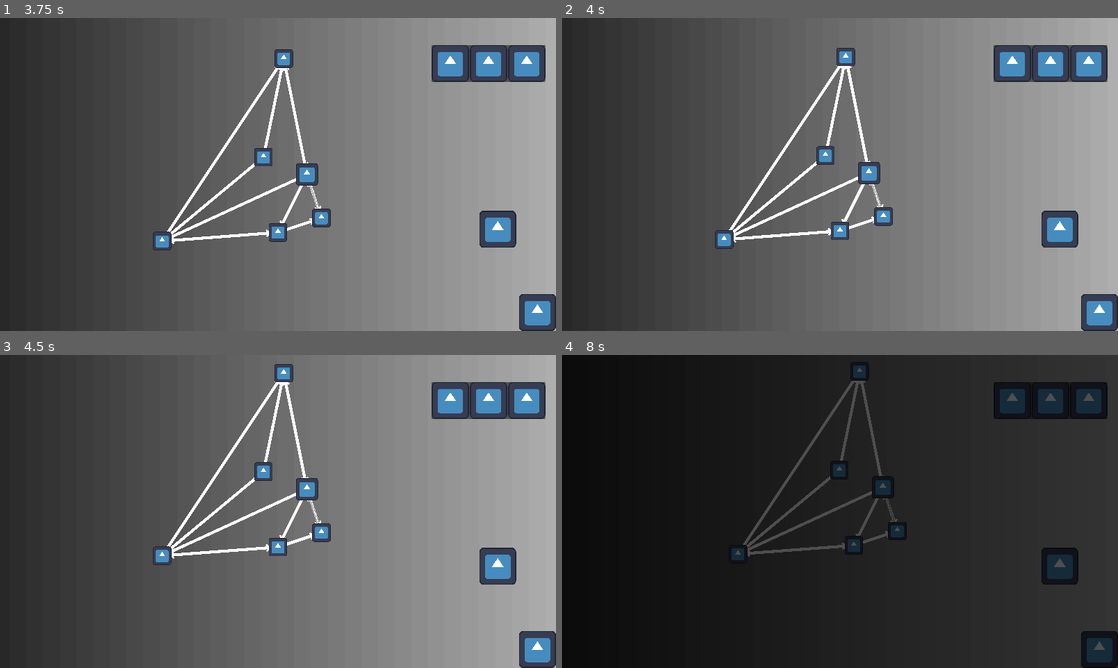
Above: before the commit, frames 1-4 (two rows, left to right).
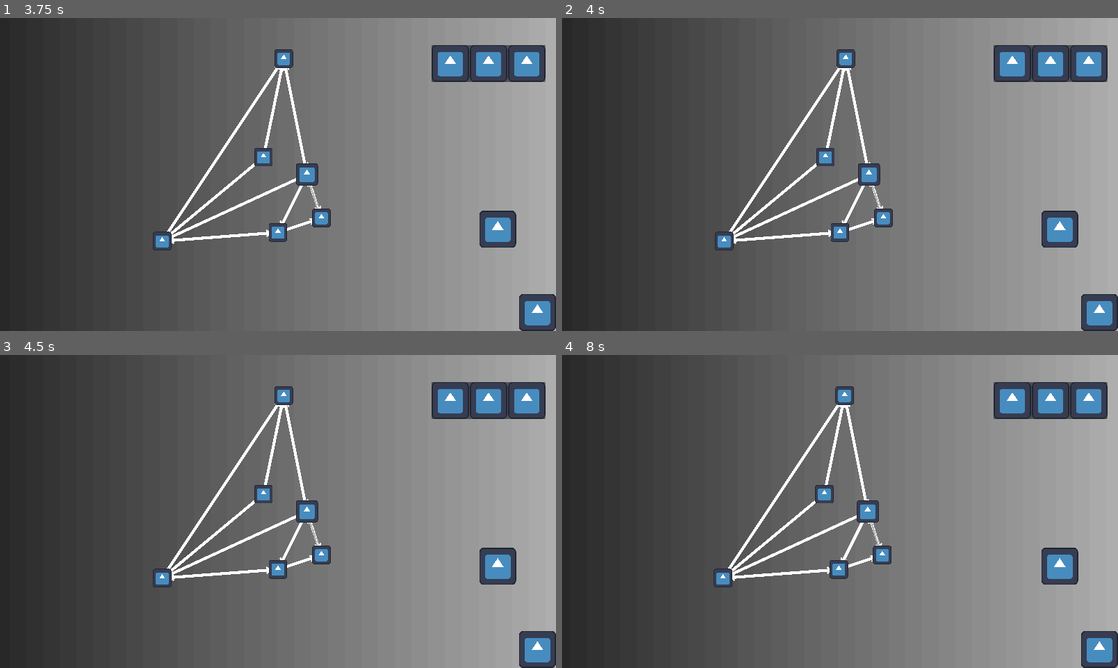
Above: after the commit, the same moments.

Repository: lxdua/EndingLine
Game: Godot game, scene res://Scene/BaseScene/base_scene.tscn
The game is run twice, just before and just after one commit, with the same random seed, the same clock (stepped at 60 frames per second) and the same inputs. This scene is started directly instead of the project's main scene. The engine's default icon, where the game draws it, is replaced by a stand-in: a white triangle on a blue panel in a dark square.
Inputs (mouse positions are in pixels of both pictures, inside the frame that each line leads up to):
- Up to frame 1 (3.75 s): click (489, 77) at 0.5 s; click (489, 77) at 1.25 s; click (200, 312) at 2 s; click (239, 312) at 2.75 s; click (278, 312) at 3.5 s
- Up to frame 2 (4 s): no input
- Up to frame 3 (4.5 s): tap Enter at 4.25 s; move the mouse to (294, 524) at 4.27 s; hold Right (ui_right) from 4.28 s (still down); hold C (interact) from 4.28 s (still down); click (294, 524) at 4.42 s
- Up to frame 4 (8 s): move the mouse to (801, 517) at 5.02 s; release Right (ui_right) at 5.03 s; release C (interact) at 5.03 s; hold Down (ui_down) 5.03-5.75 s; click (801, 517) at 5.1 s; click (1062, 567) at 5.75 s; click (1090, 401) at 6.52 s; click (600, 649) at 7.27 s

Frame 1 is identical in both runs. In frame 2, 1.4% of the frame differs, in the area x 27-60%, y 9-75%; in frame 3, 4.8%; in frame 4, 99%, in the area x 0-100%, y 0-100%.

Commit message:
改写了一下车站节点信息

Diff:
--- a/endinglinetry/Class/Modifier/modifier_value.gd
+++ b/endinglinetry/Class/Modifier/modifier_value.gd
@@ -15,9 +15,9 @@
 func _ready() -> void:
 	modifier.value_changed.emit()
 
-static func create_new_modifier_value(source: String, type: Type, value: float) -> ModifierValue:
+static func create_new_modifier_value(new_source: String, new_type: Type, new_value: float) -> ModifierValue:
 	var new_modifier_value = ModifierValue.new()
-	new_modifier_value.source = source
-	new_modifier_value.type = type
-	new_modifier_value.value = value
+	new_modifier_value.source = new_source
+	new_modifier_value.type = new_type
+	new_modifier_value.value = new_value
 	return new_modifier_value
--- /dev/null
+++ b/endinglinetry/Class/Static/deployer.gd
@@ -0,0 +1,60 @@
+extends Node
+class_name Deployer
+
+
+static var station_res_list: Dictionary = {
+	StationRes.StationType.RUINS: [
+		preload("res://Resource/StationRes/Ruins/原爆点.tres"),
+		preload("res://Resource/StationRes/Ruins/多米诺废墟.tres"),
+		preload("res://Resource/StationRes/Ruins/奥斯维辛.tres"),
+	],
+	StationRes.StationType.CITY: [
+		preload("res://Resource/StationRes/City/挪威格伦.tres"),
+		preload("res://Resource/StationRes/City/斯德哥尔摩.tres"),
+	],
+	StationRes.StationType.VILLAGE: [
+		preload("res://Resource/StationRes/Village/埃利迪.tres"),
+	],
+	StationRes.StationType.GATHER_POINT: [
+		preload("res://Resource/StationRes/GatherPoint/雨崩.tres"),
+	],
+	StationRes.StationType.BEACON: [
+		preload("res://Resource/StationRes/Beacon/维京人.tres"),
+	],
+	StationRes.StationType.CAVE: [
+		preload("res://Resource/StationRes/Cave/哀嚎洞窟.tres")
+	],
+}
+
+static func deploy_station(degree: int) -> StationRes:
+	var station_type: StationRes.StationType
+	if degree == 1:
+		var rand_num = randi_range(1, 30+20+50)
+		if rand_num <= 30:
+			station_type = StationRes.StationType.GATHER_POINT
+		elif rand_num <= 30+20:
+			station_type = StationRes.StationType.RUINS
+		elif rand_num <= 30+20+50:
+			station_type = StationRes.StationType.CAVE
+	elif degree == 2:
+		var rand_num = randi_range(1, 50+20+15+15)
+		if rand_num <= 50:
+			station_type = StationRes.StationType.VILLAGE
+		elif rand_num <= 50+20:
+			station_type = StationRes.StationType.GATHER_POINT
+		elif rand_num <= 50+20+15:
+			station_type = StationRes.StationType.BEACON
+		elif rand_num <= 50+20+15+15:
+			station_type = StationRes.StationType.RUINS
+	elif degree >= 3:
+		var rand_num = randi_range(1, 50+5+25+20)
+		if rand_num <= 50:
+			station_type = StationRes.StationType.CITY
+		elif rand_num <= 50+5:
+			station_type = StationRes.StationType.GATHER_POINT
+		elif rand_num <= 50+5+25:
+			station_type = StationRes.StationType.BEACON
+		elif rand_num <= 50+5+25+20:
+			station_type = StationRes.StationType.RUINS
+	var station_array = station_res_list[station_type]
+	return station_array[randi_range(0, station_array.size()-1)]
--- a/endinglinetry/Class/StationRes/station_res.gd
+++ b/endinglinetry/Class/StationRes/station_res.gd
@@ -7,3 +7,4 @@
 @export var station_type: StationType
 @export var station_tax_rate: float
 @export var station_supply_and_demand: Array[SupplyAndDemandRes]
+@export_multiline var station_description: String
--- /dev/null
+++ b/endinglinetry/Resource/StationRes/Beacon/维京人.tres
@@ -0,0 +1,12 @@
+[gd_resource type="Resource" script_class="StationRes" load_steps=3 format=3 uid="uid://8yqhyh325j6g"]
+
+[ext_resource type="Script" path="res://Class/StationRes/station_res.gd" id="1_vmg4a"]
+[ext_resource type="Script" path="res://Class/SupplyAndDemandRes/supply_and_demand_res.gd" id="2_4trc5"]
+
+[resource]
+script = ExtResource("1_vmg4a")
+station_name = "维京人"
+station_type = 4
+station_tax_rate = 0.0
+station_supply_and_demand = Array[ExtResource("2_4trc5")]([])
+station_description = ""
--- /dev/null
+++ b/endinglinetry/Resource/StationRes/Cave/哀嚎洞窟.tres
@@ -0,0 +1,12 @@
+[gd_resource type="Resource" script_class="StationRes" load_steps=3 format=3 uid="uid://fmvlwc13i0bn"]
+
+[ext_resource type="Script" path="res://Class/StationRes/station_res.gd" id="1_tw0b0"]
+[ext_resource type="Script" path="res://Class/SupplyAndDemandRes/supply_and_demand_res.gd" id="2_ila3g"]
+
+[resource]
+script = ExtResource("1_tw0b0")
+station_name = "哀嚎洞窟"
+station_type = 5
+station_tax_rate = 0.0
+station_supply_and_demand = Array[ExtResource("2_ila3g")]([])
+station_description = ""
--- /dev/null
+++ b/endinglinetry/Resource/StationRes/City/挪威格伦.tres
@@ -0,0 +1,12 @@
+[gd_resource type="Resource" script_class="StationRes" load_steps=3 format=3 uid="uid://d4j2f6a0v68ik"]
+
+[ext_resource type="Script" path="res://Class/StationRes/station_res.gd" id="1_3tpx7"]
+[ext_resource type="Script" path="res://Class/SupplyAndDemandRes/supply_and_demand_res.gd" id="2_cu383"]
+
+[resource]
+script = ExtResource("1_3tpx7")
+station_name = "挪威格伦"
+station_type = 1
+station_tax_rate = 0.13
+station_supply_and_demand = Array[ExtResource("2_cu383")]([])
+station_description = ""
--- /dev/null
+++ b/endinglinetry/Resource/StationRes/City/斯德哥尔摩.tres
@@ -0,0 +1,12 @@
+[gd_resource type="Resource" script_class="StationRes" load_steps=3 format=3 uid="uid://b0mn7di36vnqd"]
+
+[ext_resource type="Script" path="res://Class/StationRes/station_res.gd" id="1_hqof3"]
+[ext_resource type="Script" path="res://Class/SupplyAndDemandRes/supply_and_demand_res.gd" id="2_lnjpy"]
+
+[resource]
+script = ExtResource("1_hqof3")
+station_name = "斯德哥尔摩"
+station_type = 1
+station_tax_rate = 0.1
+station_supply_and_demand = Array[ExtResource("2_lnjpy")]([])
+station_description = ""
--- /dev/null
+++ b/endinglinetry/Resource/StationRes/GatherPoint/雨崩.tres
@@ -0,0 +1,12 @@
+[gd_resource type="Resource" script_class="StationRes" load_steps=3 format=3 uid="uid://d060epcx1tsoj"]
+
+[ext_resource type="Script" path="res://Class/StationRes/station_res.gd" id="1_g1mgb"]
+[ext_resource type="Script" path="res://Class/SupplyAndDemandRes/supply_and_demand_res.gd" id="2_6ns5b"]
+
+[resource]
+script = ExtResource("1_g1mgb")
+station_name = "雨崩"
+station_type = 3
+station_tax_rate = 0.0
+station_supply_and_demand = Array[ExtResource("2_6ns5b")]([])
+station_description = ""
--- /dev/null
+++ b/endinglinetry/Resource/StationRes/Ruins/原爆点.tres
@@ -0,0 +1,12 @@
+[gd_resource type="Resource" script_class="StationRes" load_steps=3 format=3 uid="uid://b03m7pviyre57"]
+
+[ext_resource type="Script" path="res://Class/StationRes/station_res.gd" id="1_8o2c4"]
+[ext_resource type="Script" path="res://Class/SupplyAndDemandRes/supply_and_demand_res.gd" id="2_w1ji8"]
+
+[resource]
+script = ExtResource("1_8o2c4")
+station_name = "原爆点"
+station_type = 0
+station_tax_rate = 0.0
+station_supply_and_demand = Array[ExtResource("2_w1ji8")]([])
+station_description = ""
--- /dev/null
+++ b/endinglinetry/Resource/StationRes/Ruins/多米诺废墟.tres
@@ -0,0 +1,12 @@
+[gd_resource type="Resource" script_class="StationRes" load_steps=3 format=3 uid="uid://utq5vsjne7fj"]
+
+[ext_resource type="Script" path="res://Class/StationRes/station_res.gd" id="1_jhbrl"]
+[ext_resource type="Script" path="res://Class/SupplyAndDemandRes/supply_and_demand_res.gd" id="2_nf5nb"]
+
+[resource]
+script = ExtResource("1_jhbrl")
+station_name = "多米诺废墟"
+station_type = 0
+station_tax_rate = 0.0
+station_supply_and_demand = Array[ExtResource("2_nf5nb")]([])
+station_description = "顾名思义，废墟的形成就像他的名字一样，是接连着荒废的"
--- /dev/null
+++ b/endinglinetry/Resource/StationRes/Ruins/奥斯维辛.tres
@@ -0,0 +1,12 @@
+[gd_resource type="Resource" script_class="StationRes" load_steps=3 format=3 uid="uid://d3cujirwwwola"]
+
+[ext_resource type="Script" path="res://Class/StationRes/station_res.gd" id="1_glb0k"]
+[ext_resource type="Script" path="res://Class/SupplyAndDemandRes/supply_and_demand_res.gd" id="2_mdk73"]
+
+[resource]
+script = ExtResource("1_glb0k")
+station_name = "奥斯维辛"
+station_type = 0
+station_tax_rate = 0.0
+station_supply_and_demand = Array[ExtResource("2_mdk73")]([])
+station_description = "他原本就是废墟，现在是废墟中的废墟"
--- /dev/null
+++ b/endinglinetry/Resource/StationRes/Village/埃利迪.tres
@@ -0,0 +1,12 @@
+[gd_resource type="Resource" script_class="StationRes" load_steps=3 format=3 uid="uid://dgcs8lc54l7ft"]
+
+[ext_resource type="Script" path="res://Class/StationRes/station_res.gd" id="1_6rsjh"]
+[ext_resource type="Script" path="res://Class/SupplyAndDemandRes/supply_and_demand_res.gd" id="2_rx7g7"]
+
+[resource]
+script = ExtResource("1_6rsjh")
+station_name = "埃利迪"
+station_type = 2
+station_tax_rate = 0.05
+station_supply_and_demand = Array[ExtResource("2_rx7g7")]([])
+station_description = ""
--- a/endinglinetry/Scene/RouteSelectionScene/Station/station.gd
+++ b/endinglinetry/Scene/RouteSelectionScene/Station/station.gd
@@ -1,12 +1,11 @@
 extends Node2D
 class_name Station
 
-enum StationType { RUINS, CITY, VILLAGE, GATHER_POINT, BEACON, CAVE }
-
 var station_id: int
 var station_position: Vector2
-var station_type: StationType
 var station_connected_track: Array[Track] = []
+
+var station_res: StationRes
 
 @onready var route_selection: RouteSelectionScene = $"../../.."
 
@@ -17,35 +16,7 @@
 
 func deploy_station():
 	var degree: = station_connected_track.size()
-	var rand_num: int = -1
-	if degree == 1:
-		rand_num = randi_range(1, 30+20+50)
-		if rand_num <= 30:
-			station_type = StationType.GATHER_POINT
-		elif rand_num <= 30+20:
-			station_type = StationType.RUINS
-		elif rand_num <= 30+20+50:
-			station_type = StationType.CAVE
-	elif degree == 2:
-		rand_num = randi_range(1, 50+20+15+15)
-		if rand_num <= 50:
-			station_type = StationType.VILLAGE
-		elif rand_num <= 50+20:
-			station_type = StationType.GATHER_POINT
-		elif rand_num <= 50+20+15:
-			station_type = StationType.BEACON
-		elif rand_num <= 50+20+15+15:
-			station_type = StationType.RUINS
-	elif degree >= 3:
-		rand_num = randi_range(1, 50+5+25+20)
-		if rand_num <= 50:
-			station_type = StationType.CITY
-		elif rand_num <= 50+5:
-			station_type = StationType.GATHER_POINT
-		elif rand_num <= 50+5+25:
-			station_type = StationType.BEACON
-		elif rand_num <= 50+5+25+20:
-			station_type = StationType.RUINS
+	station_res = Deployer.deploy_station(degree)
 
 #endregion
 
--- a/endinglinetry/Scene/RouteSelectionScene/StationContentContainer/station_content_container.gd
+++ b/endinglinetry/Scene/RouteSelectionScene/StationContentContainer/station_content_container.gd
@@ -1,24 +1,26 @@
 extends PanelContainer
 
 @onready var name_label: Label = $VBoxContainer/NameLabel
+@onready var type_label: Label = $VBoxContainer/TypeLabel
 @onready var tip_label: Label = $VBoxContainer/TipLabel
 
 @onready var cost_label: Label = $VBoxContainer/CostLabel
 
-func update_content(station: Station, distance: float):
-	match station.station_type:
-		Station.StationType.CITY:
-			name_label.text = "都市"
-		Station.StationType.VILLAGE:
-			name_label.text = "村庄"
-		Station.StationType.GATHER_POINT:
-			name_label.text = "采集点"
-		Station.StationType.BEACON:
-			name_label.text = "哨站"
-		Station.StationType.RUINS:
-			name_label.text = "废墟"
-		Station.StationType.CAVE:
-			name_label.text = "洞穴"
+func update_content(station_res: StationRes, distance: float):
+	name_label.text = station_res.station_name
+	match station_res.station_type:
+		StationRes.StationType.CITY:
+			type_label.text = "都市"
+		StationRes.StationType.VILLAGE:
+			type_label.text = "村庄"
+		StationRes.StationType.GATHER_POINT:
+			type_label.text = "采集点"
+		StationRes.StationType.BEACON:
+			type_label.text = "哨站"
+		StationRes.StationType.RUINS:
+			type_label.text = "废墟"
+		StationRes.StationType.CAVE:
+			type_label.text = "洞穴"
 	if distance == INF:
 		cost_label.text = "无法到达"
 	else:
--- a/endinglinetry/Scene/RouteSelectionScene/route_selection_scene.gd
+++ b/endinglinetry/Scene/RouteSelectionScene/route_selection_scene.gd
@@ -254,7 +254,7 @@
 
 func show_station_content(): # TODO 等城市节点
 	station_content_container.update_content(
-		station_dict[destination_id],
+		station_dict[destination_id].station_res,
 		matrix[current_station_id][destination_id]
 		)
 	station_content_container.show()
@@ -297,7 +297,7 @@
 	if not all_visible:
 		return
 	var mouse_vec: = center_marker.get_local_mouse_position()
-	if abs(mouse_vec.x) >= 960.0-100.0 or abs(mouse_vec.y) >= 540.0-100.0:
+	if (960.0 >= abs(mouse_vec.x) and abs(mouse_vec.x) >= 960.0-50.0) or (540.0 >= abs(mouse_vec.y) and abs(mouse_vec.y) >= 540.0-50.0):
 		is_following = false
 		camera.global_position += mouse_vec * delta / 2.0
 	if is_following:
